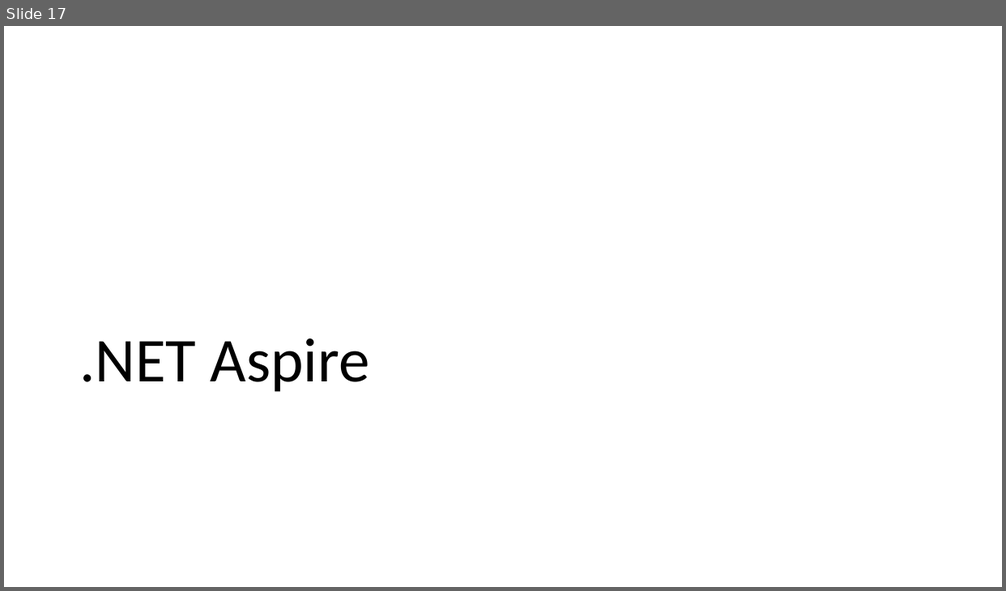
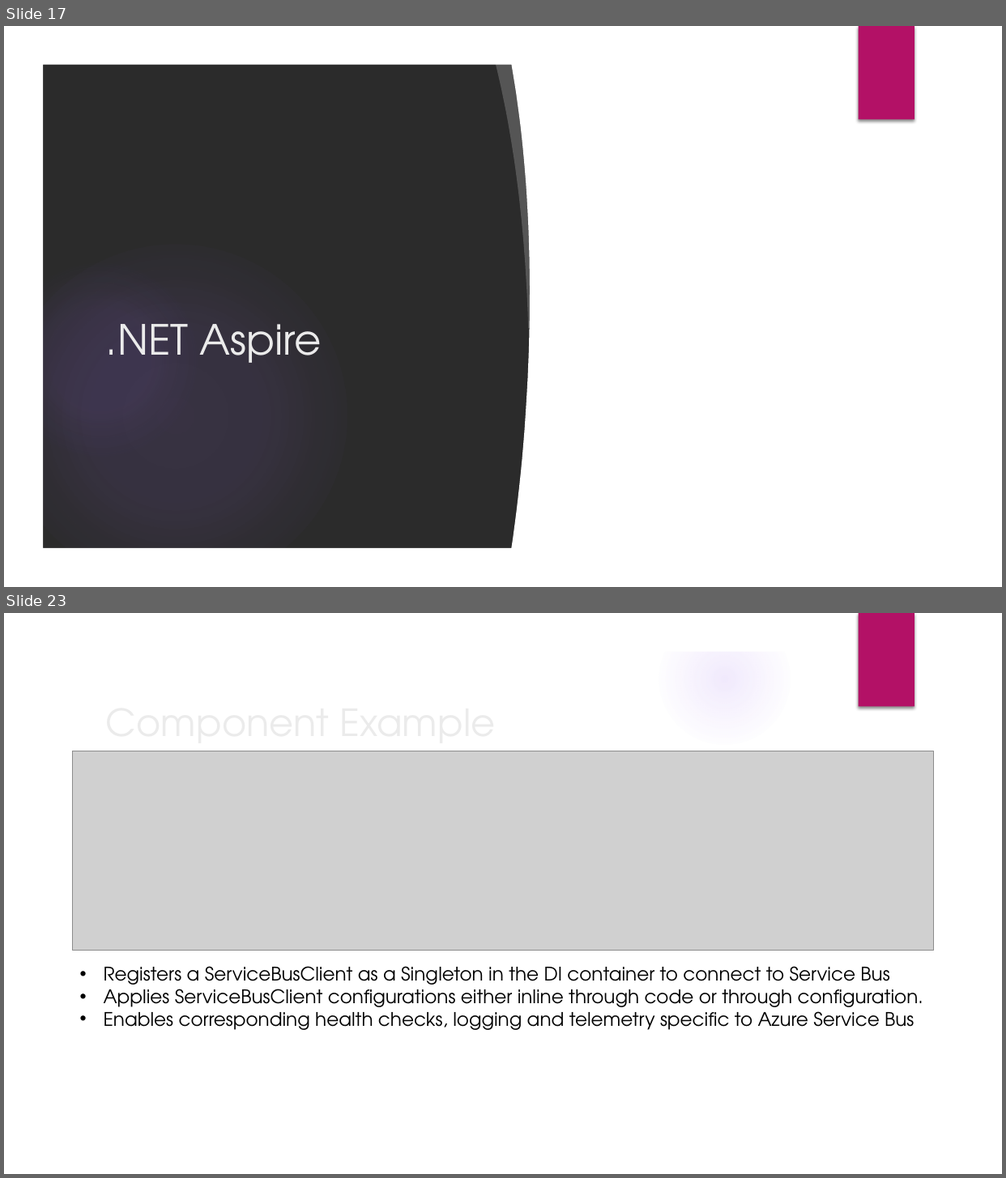
Before and after one commit to willvelida/talks, a slide deck: whats-new-cloud-native-dev-dotnet8/slide_deck.pptx. Shown one above the other, each under a label of ours: slide 17 before the commit, slides 17 and 23 after it; the slides between them are not shown. The pictures are 1006x591 and 1006x1178 pixels, drawn with LibreOffice and Linux fonts; fonts in the diff are those of the drawing; grey boxes stand for pictures; background and template pictures are left out; a plain dark background stands for a picture behind light text. Boxes give left, top, right and bottom in pixels: in the first picture for what was removed or moved away, otherwise in the second. Text is boxed around its words. In the diff, an @@ line names an element or a change of style, - is before the commit and + after.

```diff
--- a/whats-new-cloud-native-dev-dotnet8/slide_deck.pptx
+++ b/whats-new-cloud-native-dev-dotnet8/slide_deck.pptx
@@ slide 23 added at bbox=[4, 613, 1002, 1174], background picture (left out); not listed: 6 template elements that a slide beside it also shows @@
@@ picture added at bbox=[73, 752, 934, 951] @@
@@ title added at bbox=[106, 751, 495, 754], 36 pt, text #EBEBEB @@
+Component Example
@@ freeform shape added at bbox=[698, 738, 971, 820], fill #FFFFFF at 20% opacity @@
@@ ellipse added at bbox=[709, 750, 939, 981], fill gradient #9B6BF2 @@
@@ freeform shape added at bbox=[41, 766, 965, 1137], fill #FFFFFF @@
@@ text added at bbox=[104, 966, 923, 1030], 18 pt, text #000000 @@
+• Registers a ServiceBusClient as a Singleton in the DI container to connect to Service Bus
+• Applies ServiceBusClient configurations either inline through code or through configuration.
+• Enables corresponding health checks, logging and telemetry specific to Azure Service Bus
@@ slide 17 changed as well @@
@@ background #FFFFFF to picture (left out) @@
@@ group added at bbox=[4, 26, 1002, 587]: 3 freeform shapes, 2 ellipses, 1 rectangle @@
@@ rectangle added at bbox=[859, 26, 914, 120], fill #B31166 @@
@@ title ".NET Aspire": place and size @@
-title ".NET Aspire" at bbox=[79, 339, 370, 392]
+title ".NET Aspire" at bbox=[106, 324, 322, 363]
@@ title ".NET Aspire" at bbox=[106, 324, 322, 363]: size 60 to 40 pt, font Calibri to TeX Gyre Adventor, text colour #000000 to #EBEBEB; line spacing 0.9 to 1; vertical alignment bottom to middle @@
```
Also in this commit, not shown: 17 other slides changed, 7 other slides added, 4 other files.
